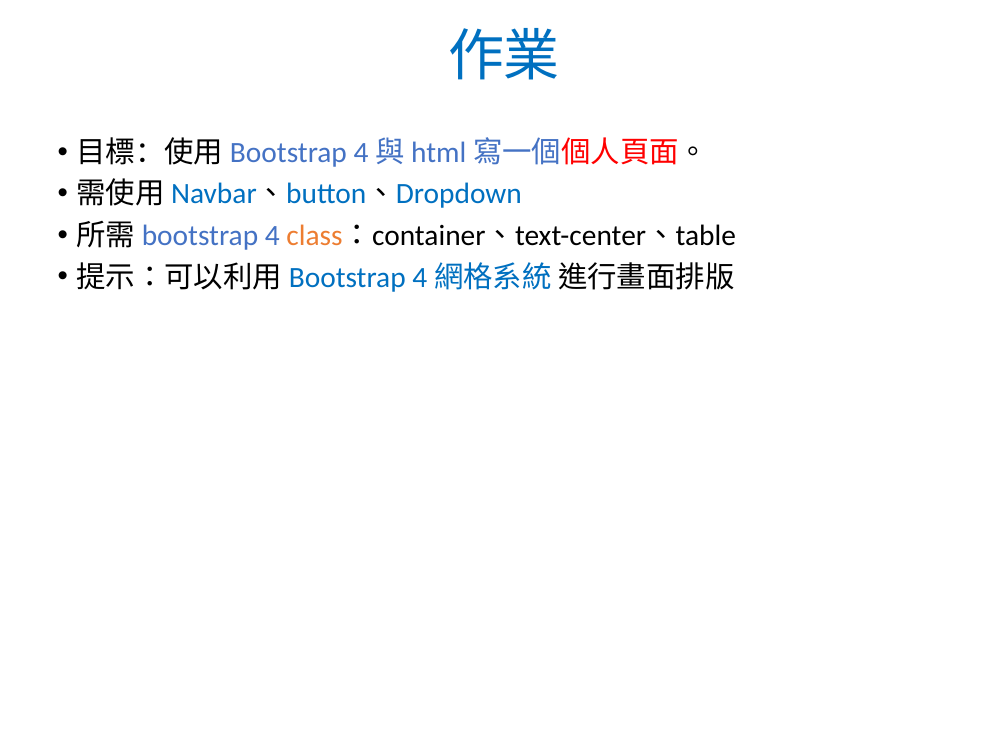
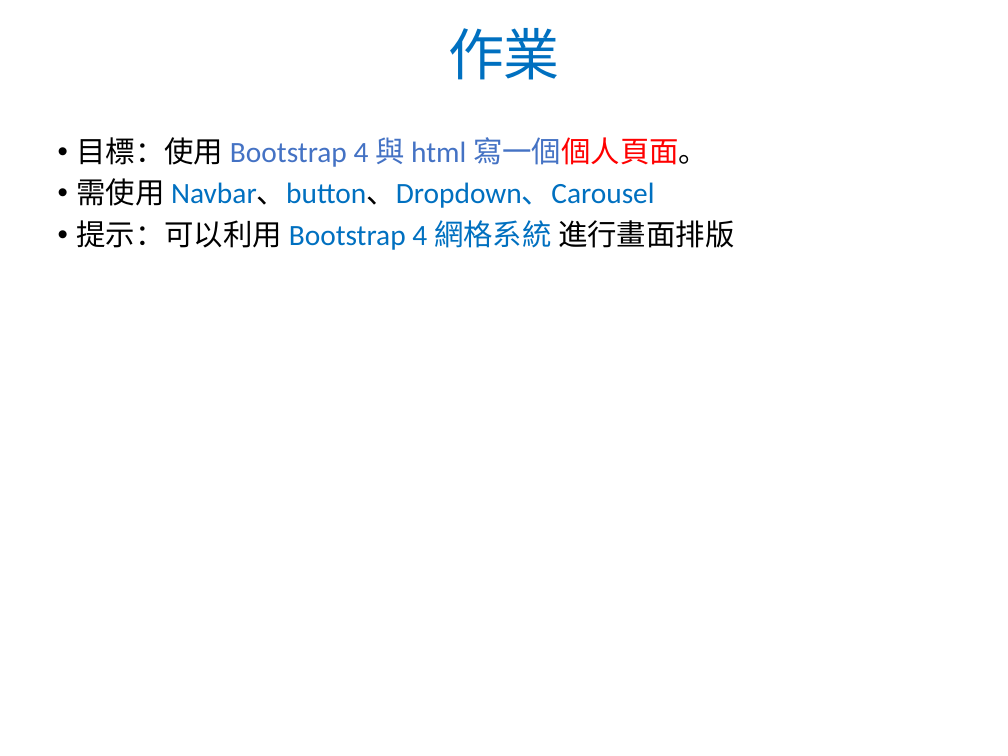
Before and after one commit to WaRTanKE7/WebClubData, a slide deck: slide 22 of 教學簡報/Bootstrap 4.pptx. Drawn at 1008x756 pixels with LibreOffice and Linux fonts; fonts in the diff are those of the drawing; background and template pictures are left out. Boxes give left, top, right and bottom in pixels: in the first picture for what was removed or moved away, otherwise in the second. Text is boxed around its words. In the diff, an @@ line names an element or a change of style, - is before the commit and + after.

Commit message:
ppt update

```diff
--- a/教學簡報/Bootstrap 4.pptx
+++ b/教學簡報/Bootstrap 4.pptx
@@ text at box(76, 178, 654, 208): text changed; text colour #000000 to #0070C0 @@
-• 需使用 Navbar、button、Dropdown
-• 所需 bootstrap 4 class：container、text-center、table
+• 需使用 Navbar、button、Dropdown、Carousel
```
Also in this commit, not shown: 7 other slides changed.
